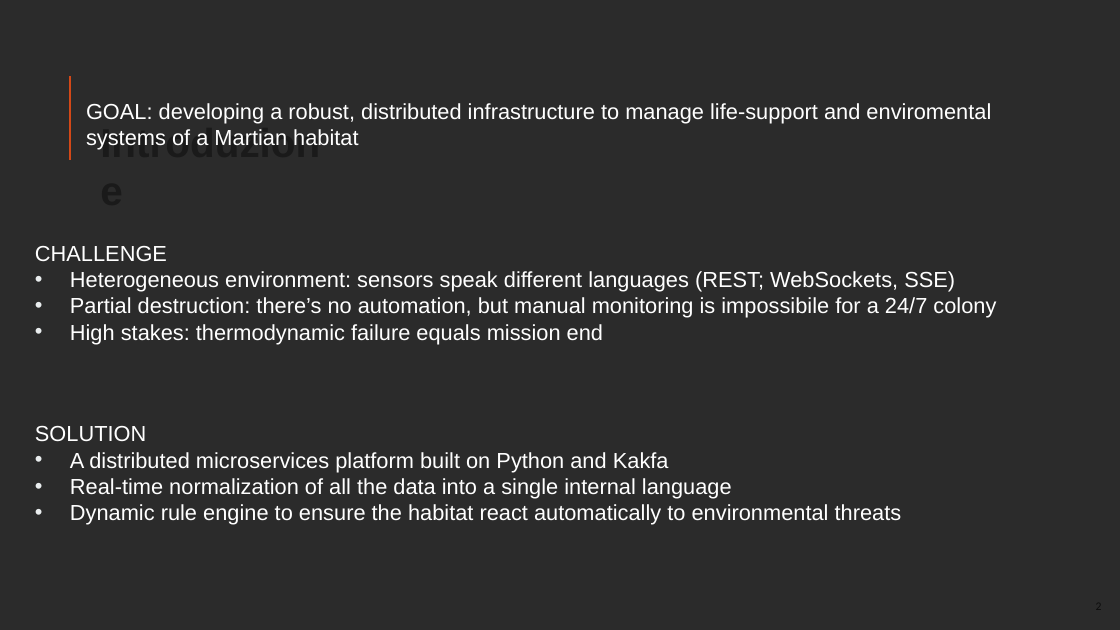
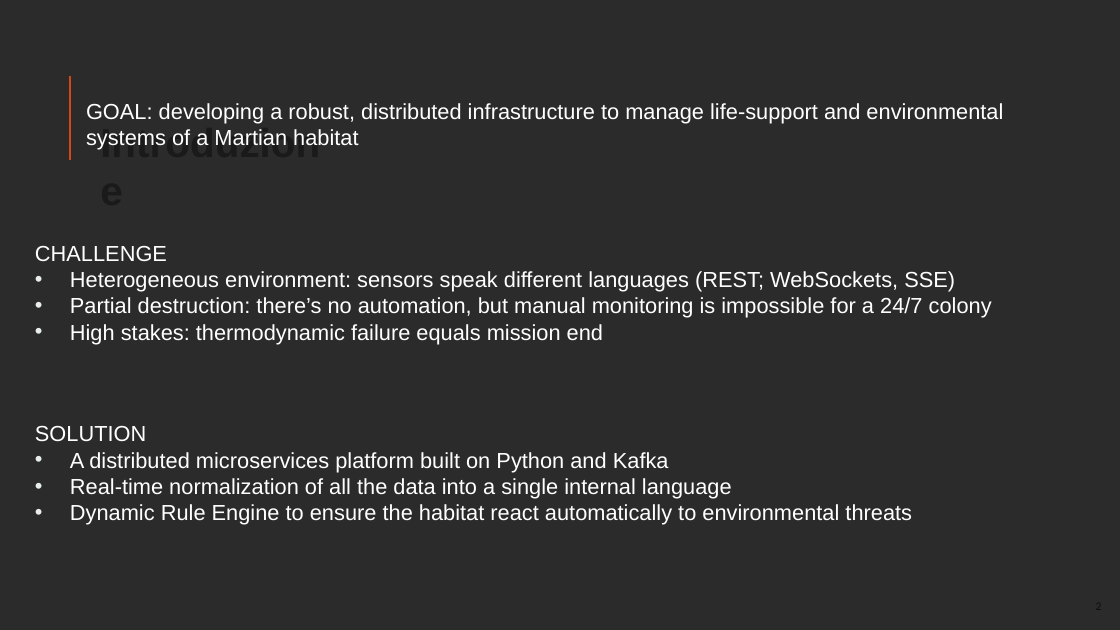
Before and after one commit to danrazin/2056165_ENIGMI, a slide deck: slide 2 of booklets/LAB.pptx. Drawn at 1120x630 pixels with LibreOffice and Linux fonts; fonts in the diff are those of the drawing; background and template pictures are left out; a plain dark background stands for a picture behind light text. Boxes give left, top, right and bottom in pixels: in the first picture for what was removed or moved away, otherwise in the second. Text is boxed around its words. In the diff, an @@ line names an element or a change of style, - is before the commit and + after.

```diff
--- a/booklets/LAB.pptx
+++ b/booklets/LAB.pptx
@@ text at bbox=[86, 103, 1003, 150]: text changed @@
-GOAL: developing a robust, distributed infrastructure to manage life-support and enviromental systems of a Martian habitat
+GOAL: developing a robust, distributed infrastructure to manage life-support and environmental systems of a Martian habitat
@@ text at bbox=[70, 297, 992, 318]: text changed @@
-• Partial destruction: there’s no automation, but manual monitoring is impossibile for a 24/7 colony
+• Partial destruction: there’s no automation, but manual monitoring is impossible for a 24/7 colony
@@ text at bbox=[70, 452, 669, 472]: text changed @@
-• A distributed microservices platform built on Python and Kakfa
+• A distributed microservices platform built on Python and Kafka
@@ text at bbox=[70, 504, 912, 525]: text changed @@
-• Dynamic rule engine to ensure the habitat react automatically to environmental threats
+• Dynamic Rule Engine to ensure the habitat react automatically to environmental threats
```
Also in this commit, not shown: 22 other slides changed, 3 slides added, 1 slide removed.
